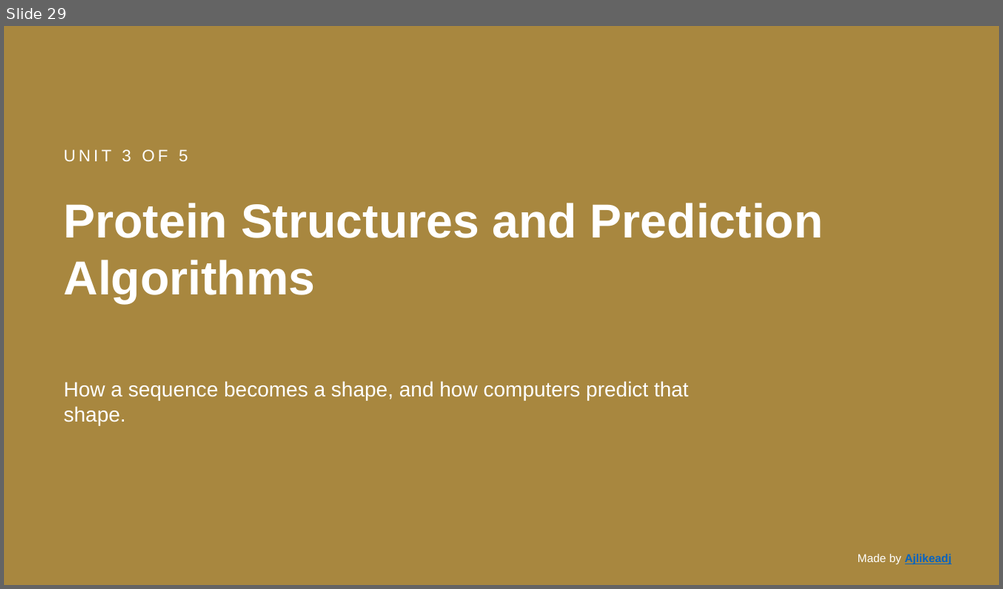
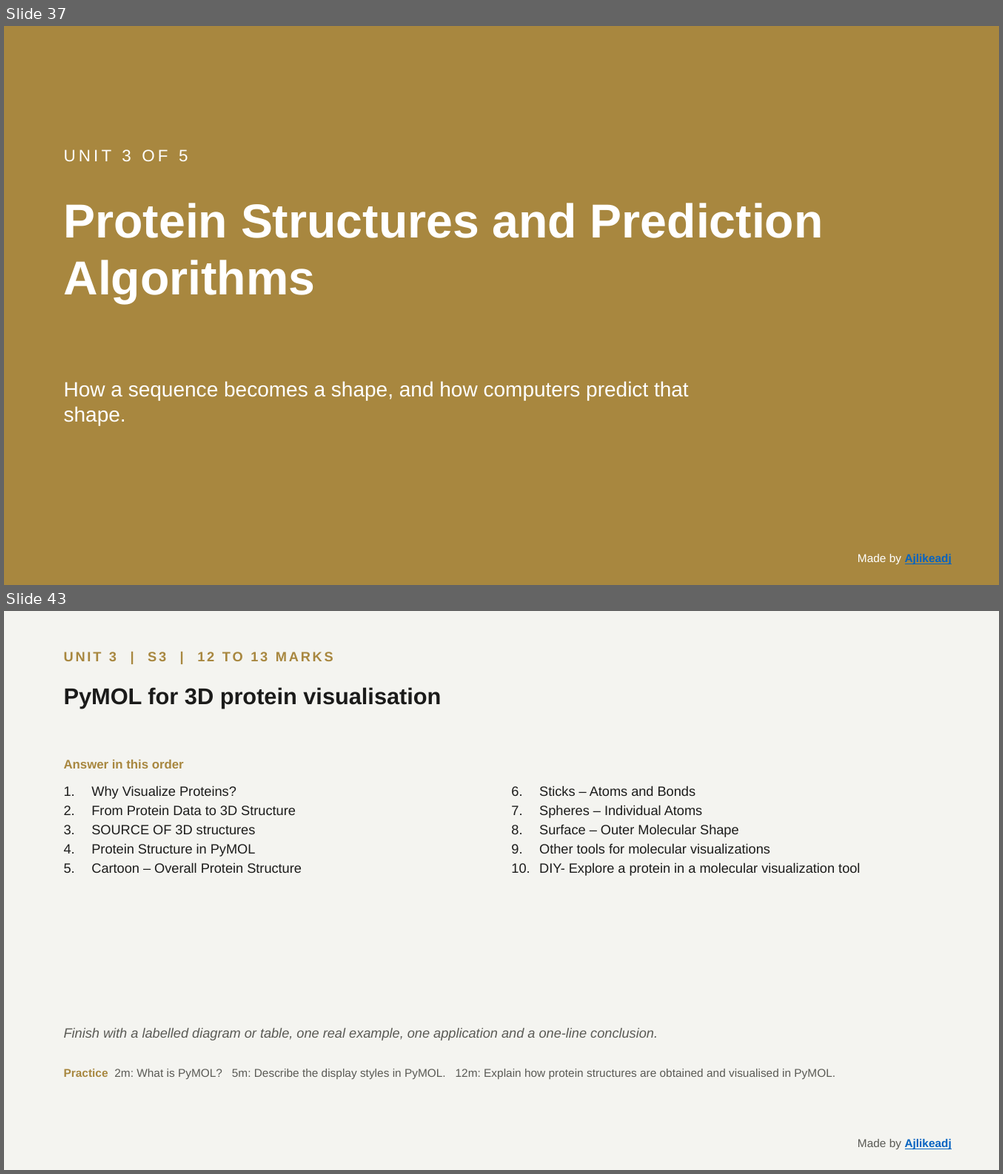
Before and after one commit to Ajlikeadj/Bio, a slide deck: CompBio-slides.pptx. Shown one above the other, each under a label of ours: slide 29 before the commit, slides 37 and 43 after it; the slides between them are not shown. The pictures are 1003x589 and 1003x1174 pixels, drawn with LibreOffice and Linux fonts; fonts in the diff are those of the drawing. Boxes give left, top, right and bottom in pixels: in the first picture for what was removed or moved away, otherwise in the second. Text is boxed around its words. In the diff, an @@ line names an element or a change of style, - is before the commit and + after.

```diff
--- a/CompBio-slides.pptx
+++ b/CompBio-slides.pptx
@@ slide 43 added at <box>4,611,999,1170</box>, background #F4F4F0 @@
@@ text added at <box>64,652,333,661</box>, 13 pt, text #A8873F, bold @@
+UNIT 3 | S3 | 12 TO 13 MARKS
@@ text added at <box>64,687,441,709</box>, 22 pt, text #1B1B1A, bold @@
+PyMOL for 3D protein visualisation
@@ text added at <box>64,760,184,769</box>, 12 pt, text #A8873F, bold @@
+Answer in this order
@@ text added at <box>91,786,301,873</box>, 13 pt, text #1B1B1A @@
+1. Why Visualize Proteins?
+2. From Protein Data to 3D Structure
+3. SOURCE OF 3D structures
+4. Protein Structure in PyMOL
+5. Cartoon – Overall Protein Structure
@@ text added at <box>539,786,859,876</box>, 13 pt, text #1B1B1A @@
+6. Sticks – Atoms and Bonds
+7. Spheres – Individual Atoms
+8. Surface – Outer Molecular Shape
+9. Other tools for molecular visualizations
+10. DIY- Explore a protein in a molecular visualization tool
@@ text added at <box>64,1028,657,1041</box>, 13 pt, text #5A5A55, italic @@
+Finish with a labelled diagram or table, one real example, one application and a one-line conclusion.
@@ text added at <box>64,1069,835,1079</box>, 11 pt, text #5A5A55 @@
+Practice 2m: What is PyMOL? 5m: Describe the display styles in PyMOL. 12m: Explain how protein structures are obtained and visualised in PyMOL.
@@ text added at <box>857,1139,951,1150</box>, 11 pt, text #0563C1, bold, underline @@
+Made by Ajlikeadj
@@ what was slide 29 is now slide 37 @@
```
Also in this commit, not shown: 1 slide changed, 67 other slides added, 60 slides removed, 10 other files.
